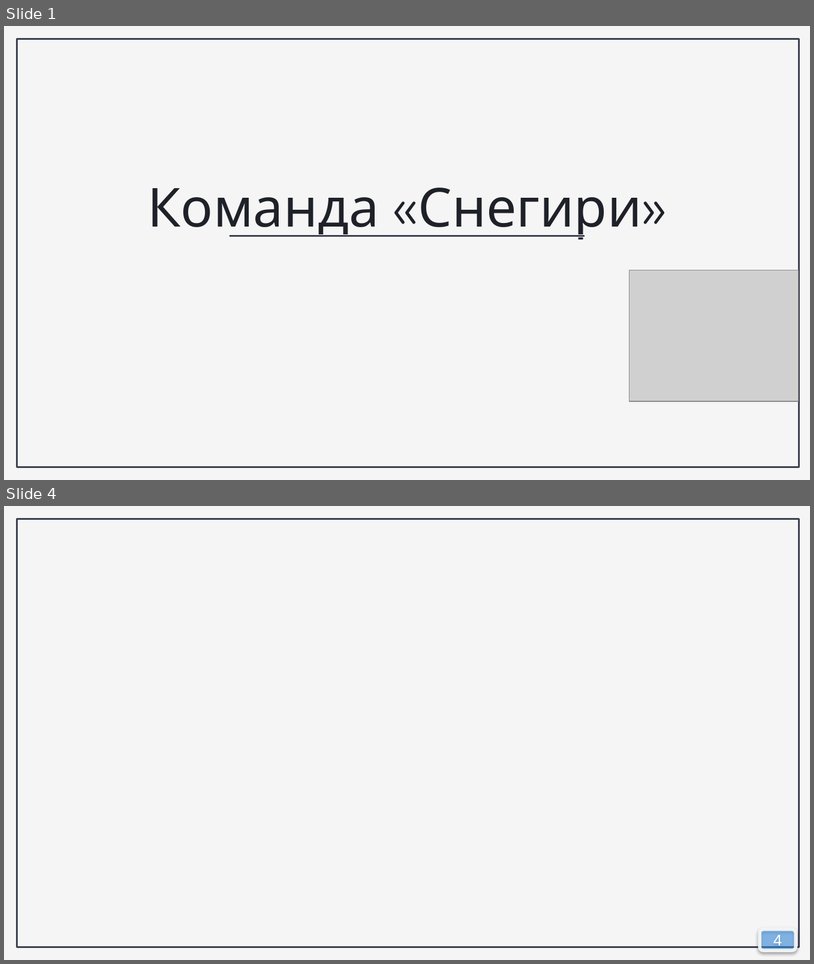
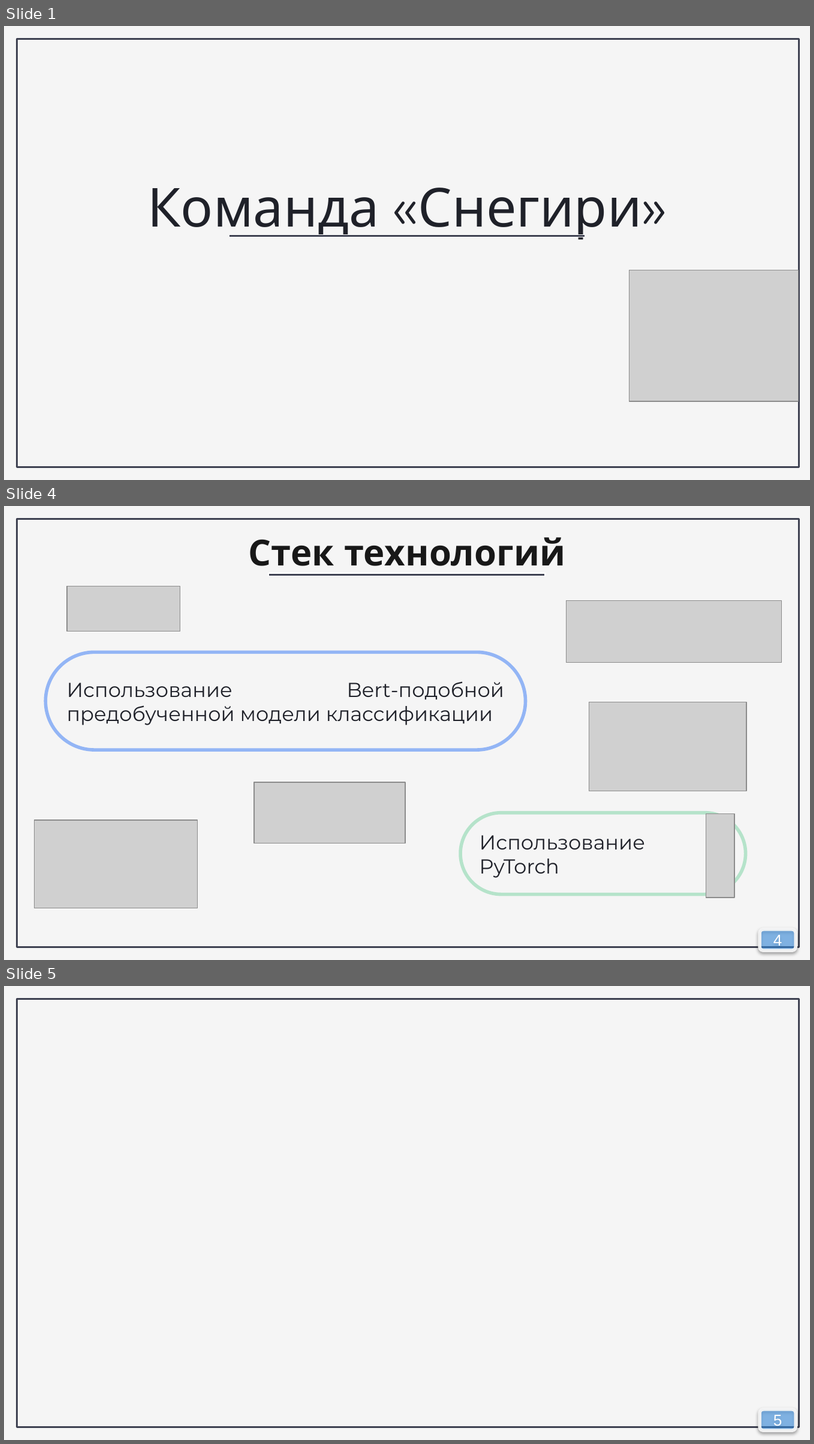
Before and after one commit to ryzhovsr/Hackathon, a slide deck: Снегири. Презентация.pptx. Shown one above the other, each under a label of ours: slides 1 and 4 before the commit, slides 1, 4 and 5 after it; the slides between them are not shown. The pictures are 814x964 and 814x1444 pixels, drawn with LibreOffice and Linux fonts; fonts in the diff are those of the drawing; grey boxes stand for pictures; background and template pictures are left out. Boxes give left, top, right and bottom in pixels: in the first picture for what was removed or moved away, otherwise in the second. Text is boxed around its words. In the diff, an @@ line names an element or a change of style, - is before the commit and + after.

```diff
--- a/Снегири. Презентация.pptx
+++ b/Снегири. Презентация.pptx
@@ slide 4 added at [4, 506, 810, 960], background picture (left out); not listed: 1 template element that a slide beside it also shows @@
@@ text added at [249, 537, 566, 575], 32 pt, text #181818, bold @@
+Стек технологий
@@ line added from (267, 574) to (546, 574), #FFFFFF 3 pt @@
@@ line added from (269, 574) to (545, 574), #3F4252 1.5 pt @@
@@ rounded rectangle added at [46, 652, 526, 750], outline #73A0F6 3 pt @@
@@ text added at [67, 681, 504, 725], 18 pt, text #1F2129 @@
+Использование Bert-подобной предобученной модели классификации
@@ group added at [35, 586, 782, 907]: 5 pictures @@
@@ rounded rectangle added at [461, 813, 746, 894], outline #00B050 3 pt @@
@@ picture added at [707, 813, 735, 897] @@
@@ text added at [480, 835, 645, 877], 18 pt, text #1F2129 @@
+Использование PyTorch
@@ page number added at [761, 930, 797, 951], fill #3B9FFF at 50% opacity, outline #F5F5F5 3 pt, 14 pt, text #FFFFFF @@
+4
@@ what was slide 4 is now slide 5 @@
@@ page number at [774, 1414, 783, 1429]: text changed @@
-4
+5
```
Also in this commit, not shown: 2 slides changed, 1 other slide added, 2 slides removed.
